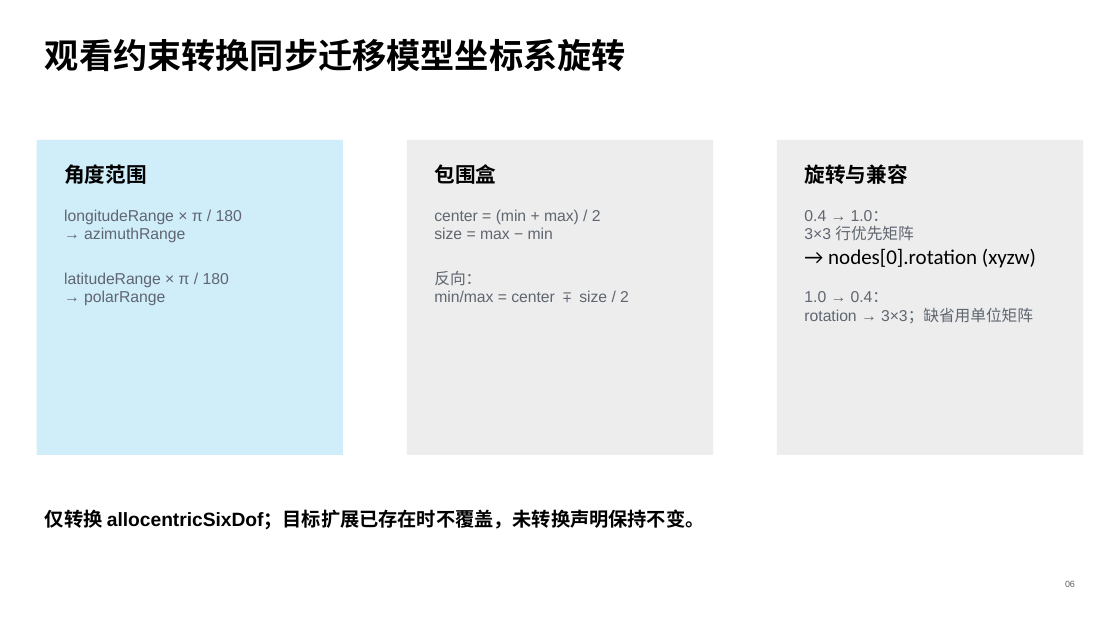
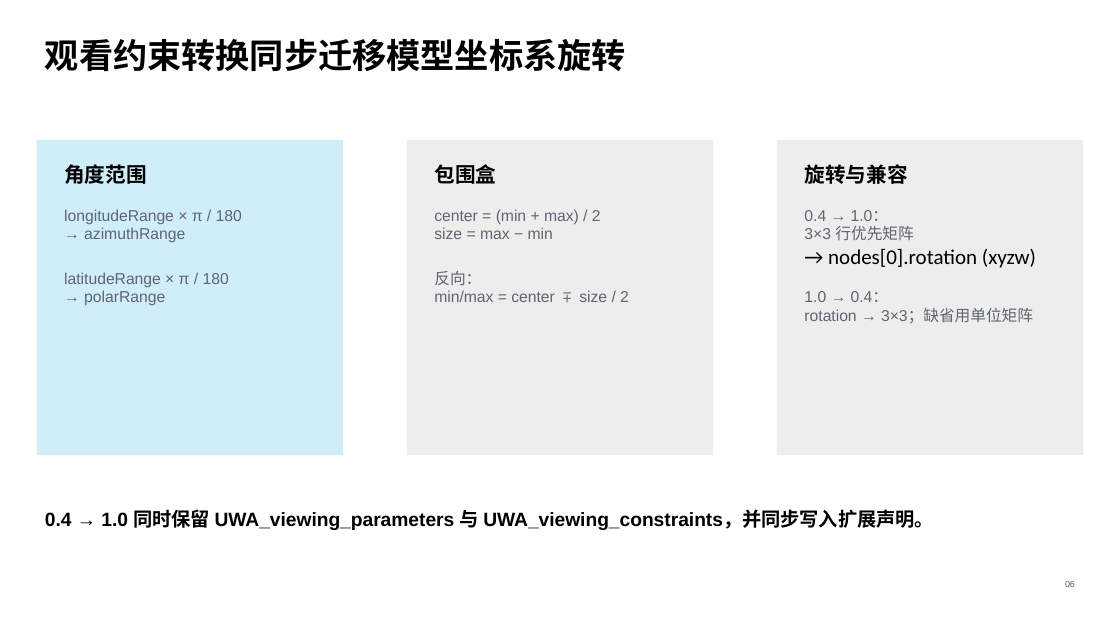
Before and after one commit to xinz0124/UWA_converter, a slide deck: slide 6 of glb转换/gs_format_converter算法流程.pptx. Drawn at 1120x630 pixels with LibreOffice and Linux fonts; fonts in the diff are those of the drawing. Boxes give left, top, right and bottom in pixels: in the first picture for what was removed or moved away, otherwise in the second. Text is boxed around its words. In the diff, an @@ line names an element or a change of style, - is before the commit and + after.

Commit message:
fix: preserve viewing extensions in 1.0 conversion

```diff
--- a/glb转换/gs_format_converter算法流程.pptx
+++ b/glb转换/gs_format_converter算法流程.pptx
@@ text at bbox=[45, 509, 934, 530]: text changed @@
-仅转换 allocentricSixDof；目标扩展已存在时不覆盖，未转换声明保持不变。
+0.4 → 1.0 同时保留 UWA_viewing_parameters 与 UWA_viewing_constraints，并同步写入扩展声明。
```
Also in this commit, not shown: 3 other files.
